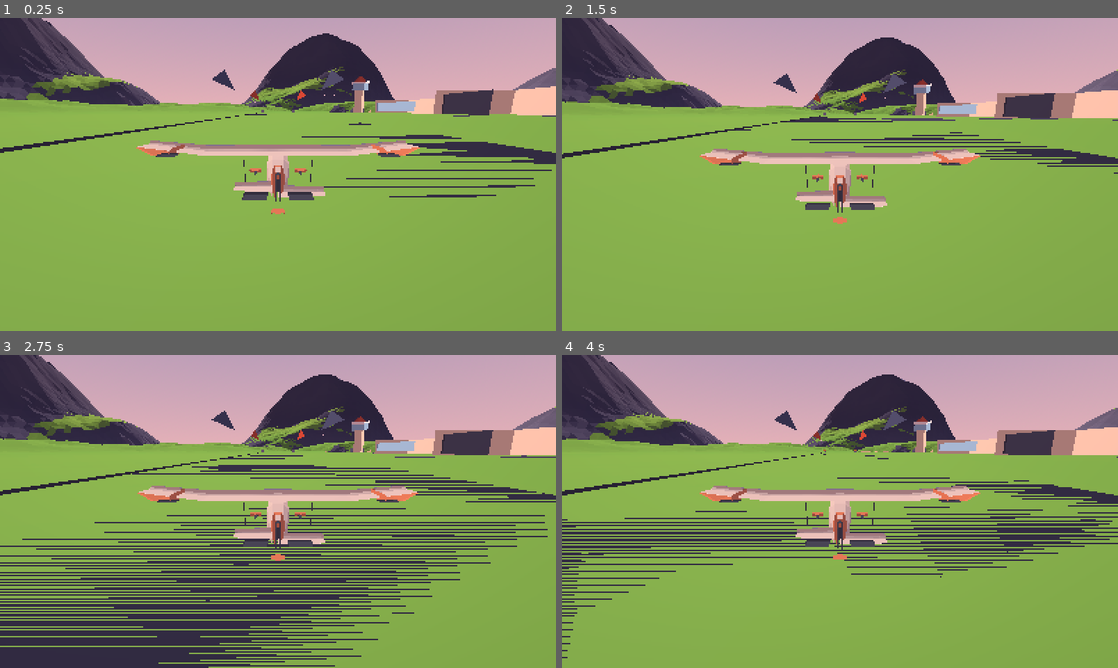
Above: before the commit, frames 1-4 (two rows, left to right).
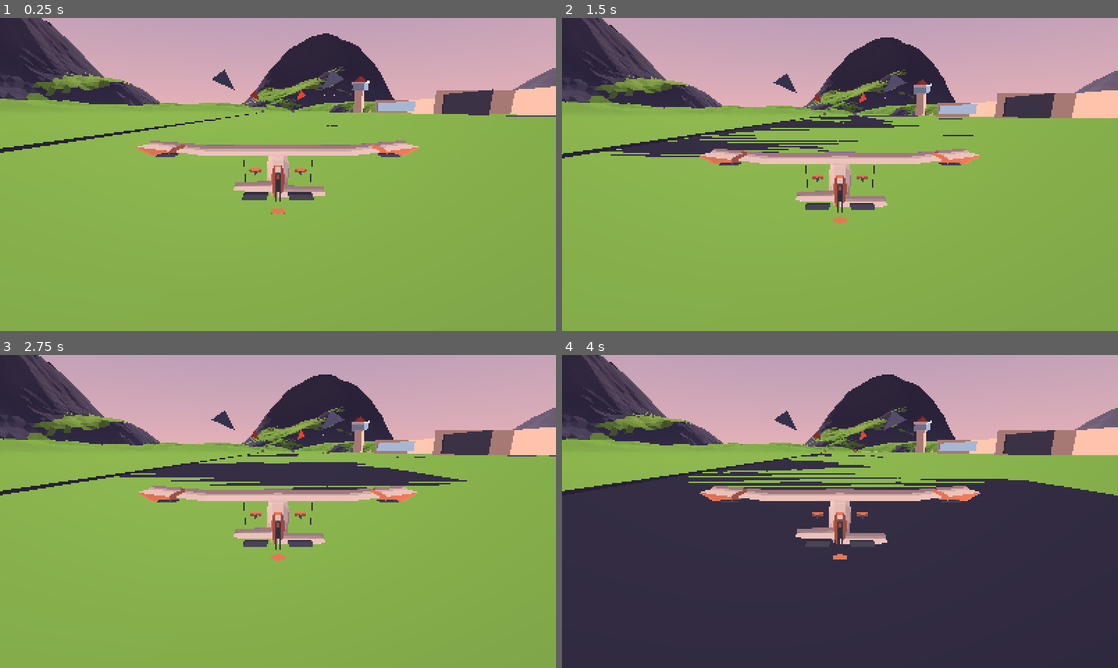
Above: after the commit, the same moments.

Repository: Virtualord/zephyr-way
Game: Godot game, scene res://scenes/main/Main.tscn
Same seed, same stepped clock (60 frames per second), same inputs: the game is played once before the commit and once after it.
Inputs:
- Up to frame 1 (0.25 s): no input
- Up to frame 2 (1.5 s): hold D (roll_right) 0.53-1.28 s; hold Space (airbrake) from 1.28 s (still down)
- Up to frame 3 (2.75 s): release Space (airbrake) at 2.03 s; hold D (roll_right) from 2.03 s (still down)
- Up to frame 4 (4 s): release D (roll_right) at 2.78 s; hold W (pitch_up) 2.78-3.53 s; hold A (roll_left) from 3.53 s (still down)

The runs differ from the first frame. In frame 1, 2.0% of the frame differs, in the area x 38-100%, y 24-58%; in frame 2, 3.5%; in frame 3, 22%; in frame 4, 49%, in the area x 0-100%, y 31-100%.

Commit message:
fix(render): raise the camera near plane from Godot's 0.05 m default
0.05 m paired with the 20000 m far plane set last milestone is a 400,000:1 depth range.
The precision that leaves is not enough to keep a surface sitting tens of centimetres
above the ground in front of it: measured by rendering the same viewpoint at near = 0.05,
0.5 and 2.0, the 0.05 and 0.5 renders tore the same geometry into fragments and the 2.0
render was solid.

One metre is comfortably closer than a chase camera ever gets to anything. It trails the
aircraft, which is itself held a couple of metres off the terrain.

Diff:
--- a/zephyr-way-opencode-pack/scripts/aircraft/chase_camera.gd
+++ b/zephyr-way-opencode-pack/scripts/aircraft/chase_camera.gd
@@ -70,6 +70,16 @@
 	# rather than as a clipping plane. Set past the fog's full density so the water
 	# fades out before it can be cut.
 	far = visibility_range
+	# And the default near plane, which is 0.05 m. Paired with the far plane above that
+	# is a 400,000:1 depth range, and the precision that leaves is not enough to keep
+	# anything sitting a few tens of centimetres above the ground in front of it: the
+	# runway pavement lost the depth test over most of its length and rendered as torn
+	# fragments, while the same geometry was solid from any other angle.
+	#
+	# One metre is comfortably closer than this camera ever gets to anything. It trails
+	# the aircraft, which is itself held a couple of metres off the terrain, so there is
+	# nothing between here and a metre that it needs to see.
+	near = near_plane
 
 
 ## How far the camera can see, in metres.
@@ -78,6 +88,12 @@
 ## further only costs depth precision. Kept as an export so a review camera can be
 ## pulled back without touching the cockpit's default.
 @export var visibility_range := 20000.0
+
+## Closest thing the camera draws, in metres.
+##
+## The other half of the depth range. Raising it is what buys the precision that keeps
+## ground-level detail from fighting the terrain.
+@export var near_plane := 1.0
 
 
 ## Snap the camera to its ideal pose with no smoothing. Call after a teleport or
